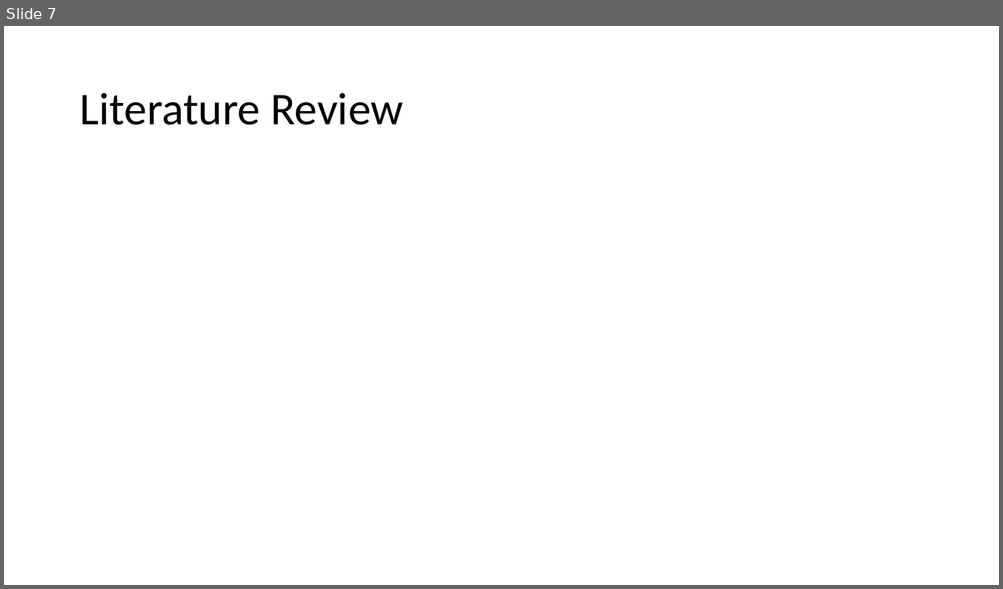
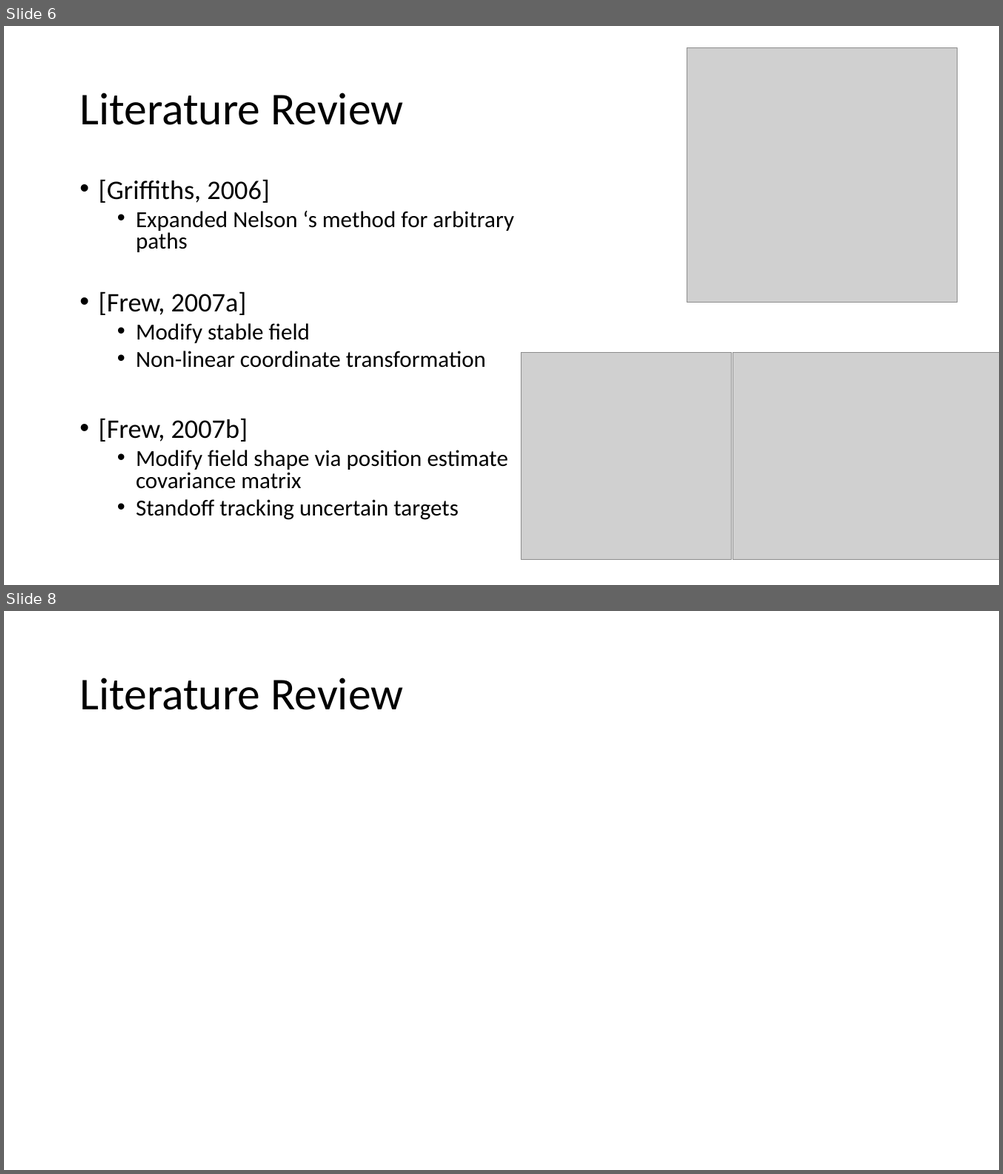
Before and after one commit to Flyingbobcats/thesisProposal2, a slide deck: Prop.pptx. Shown one above the other, each under a label of ours: slide 7 before the commit, slides 6 and 8 after it; the slides between them are not shown. The pictures are 1003x589 and 1003x1174 pixels, drawn with LibreOffice and Linux fonts; fonts in the diff are those of the drawing; grey boxes stand for pictures. Boxes give left, top, right and bottom in pixels: in the first picture for what was removed or moved away, otherwise in the second. Text is boxed around its words. In the diff, an @@ line names an element or a change of style, - is before the commit and + after.

```diff
--- a/Prop.pptx
+++ b/Prop.pptx
@@ slide 6 added at [4, 26, 999, 585], background #FFFFFF @@
@@ picture added at [687, 47, 958, 302] @@
@@ title added at [79, 93, 403, 125], 44 pt, text #000000 @@
+Literature Review
@@ text added at [99, 179, 514, 520], 22.2 pt, text #000000 @@
+• [Griffiths, 2006]
+  • Expanded Nelson ‘s method for arbitrary paths
+• [Frew, 2007a]
+  • Modify stable field
+  • Non-linear coordinate transformation
+• [Frew, 2007b]
+  • Modify field shape via position estimate covariance matrix
+  • Standoff tracking uncertain targets
@@ picture added at [521, 353, 731, 560] @@
@@ picture added at [733, 353, 999, 560] @@
@@ what was slide 7 is now slide 8 @@
```
Also in this commit, not shown: 4 slides changed, 4 other slides added, 6 slides removed, 7 other files.
